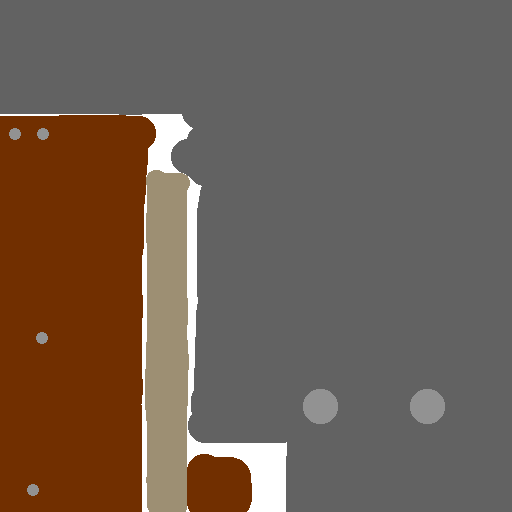
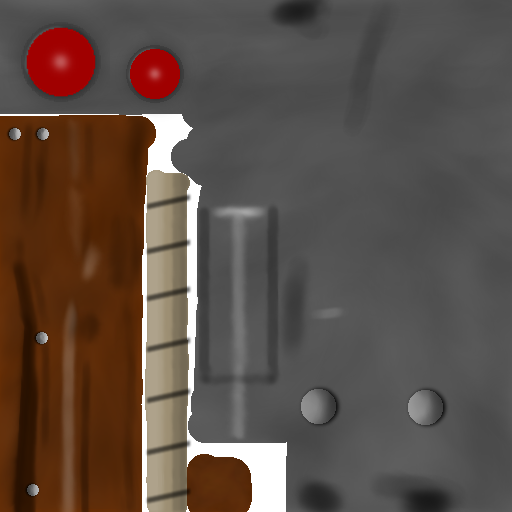
The second 512 × 512 image is a revision of the first. Changes to its layers:
added layer "Red Dot Laser Scope Socket Shading" above "Red Dot Laser Scope Socket Base" over [left=64, top=0, right=256, bottom=128]
added layer "Red Dot Laser Scope Outward Shading" above "Metal Bolts Merged" over [left=64, top=0, right=256, bottom=192]
added layer "Metal Bolts Merged" above "Metal Bolts Shading" over [left=192, top=320, right=512, bottom=512]
added layer "Body Bolts Shading" above "Body Bolts Base" over [left=0, top=128, right=64, bottom=512]
added layer "Body Bolts Base" above "Body Bolts Shadows" over [left=0, top=128, right=64, bottom=512]
added group "Body Bolts Shadows" with 2 layers above "Lines on string merged" over [left=0, top=64, right=63, bottom=512]
added layer "Paint Layer 2" in group "Body Bolts Shadows" over [left=0, top=64, right=63, bottom=512]
added layer "Copy of Body Bolts Base" in group "Body Bolts Shadows" over [left=0, top=64, right=63, bottom=512]
added layer "Lines on string merged" (57%) above "Lines on string" over [left=128, top=128, right=256, bottom=512]
moved "Copy of Paint Layer 5" (2nd of 6, in "Lines on string") into group "Lines on string", painted on it over [left=0, top=332, right=192, bottom=512]
moved "Copy of Paint Layer 5" (3rd of 6, in "Lines on string") into group "Lines on string", painted on it over [left=0, top=128, right=192, bottom=464]
moved "Paint Layer 5" into group "Lines on string", painted on it over [left=0, top=128, right=192, bottom=268]
added layer "Metal Texture Details" above "Metal Texture" over [left=128, top=0, right=512, bottom=512]
added layer "Metal Texture" above "Metal Base" over [left=0, top=0, right=512, bottom=512]
added layer "Body Texture Details" above "Body Texture" over [left=0, top=64, right=192, bottom=512]
added layer "Body Texture" above "Body Base" over [left=0, top=64, right=256, bottom=512]
…and 8 more changes (5 added, 1 painted, 2 removed, 1 stack)
